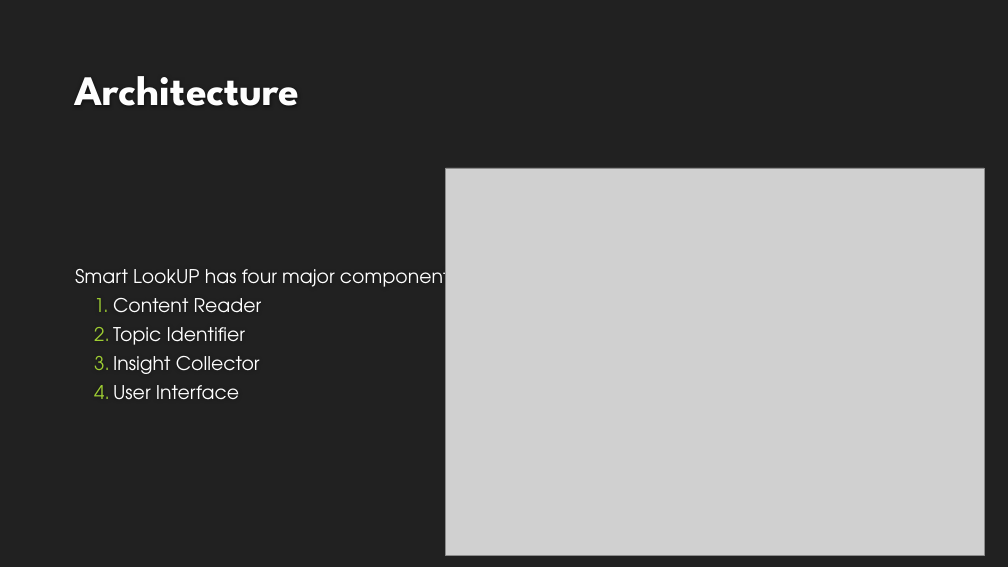
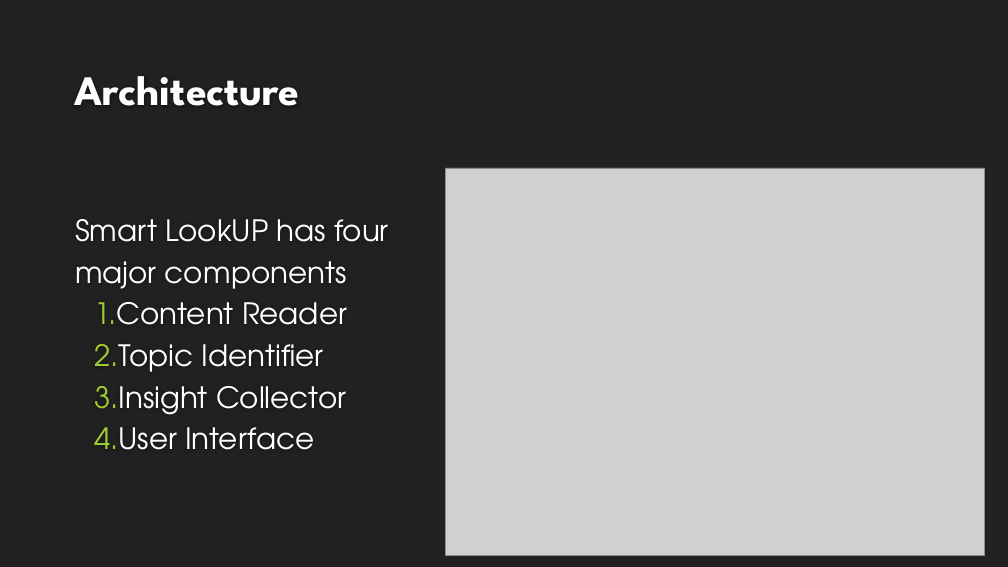
Before and after one commit to Pranshu258/SmartLookup, a slide deck: slide 4 of Documents/Smart LookUP.pptx. Drawn at 1008x567 pixels with LibreOffice and Linux fonts; fonts in the diff are those of the drawing; grey boxes stand for pictures; background and template pictures are left out. Boxes give left, top, right and bottom in pixels: in the first picture for what was removed or moved away, otherwise in the second. Text is boxed around its words. In the diff, an @@ line names an element or a change of style, - is before the commit and + after.

```diff
--- a/Documents/Smart LookUP.pptx
+++ b/Documents/Smart LookUP.pptx
@@ text at (75,219,389,289): text changed; size 18 to 28 pt @@
-Smart LookUP has four major components
+Smart LookUP has four
+major components
@@ text at (94,302,347,450): size 18 to 28 pt in "Content Reader", "Topic Identifier", "Insight Collector", "User Interface" @@
```
Also in this commit, not shown: 7 other slides changed, 1 slide added, 1 slide removed, 1 other file.
